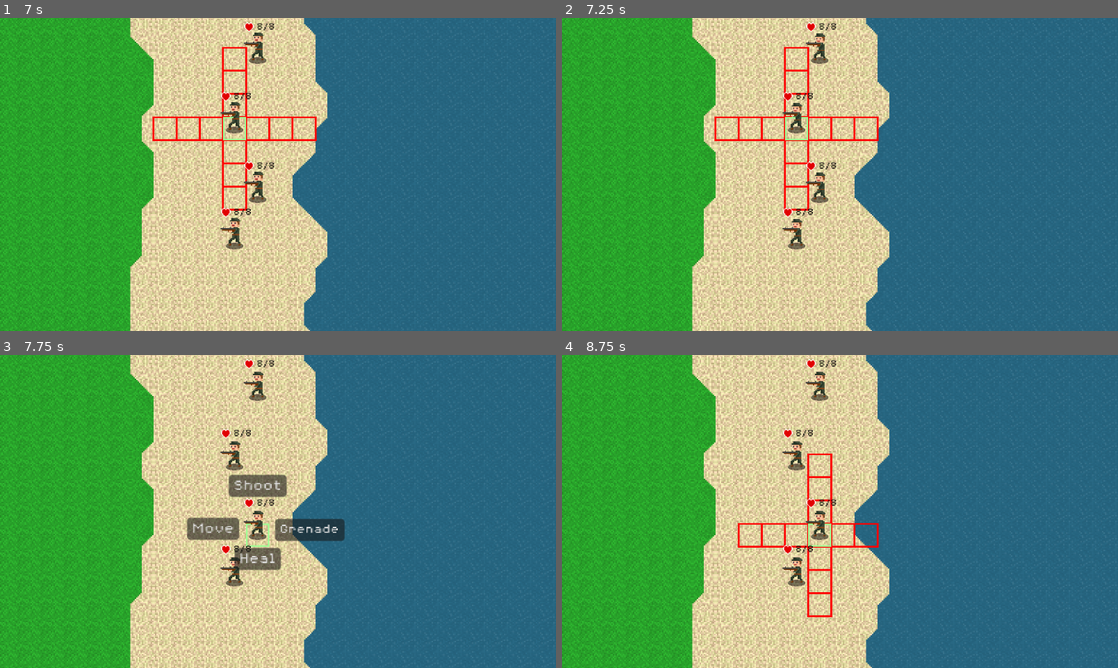
Above: before the commit, frames 1-4 (two rows, left to right).
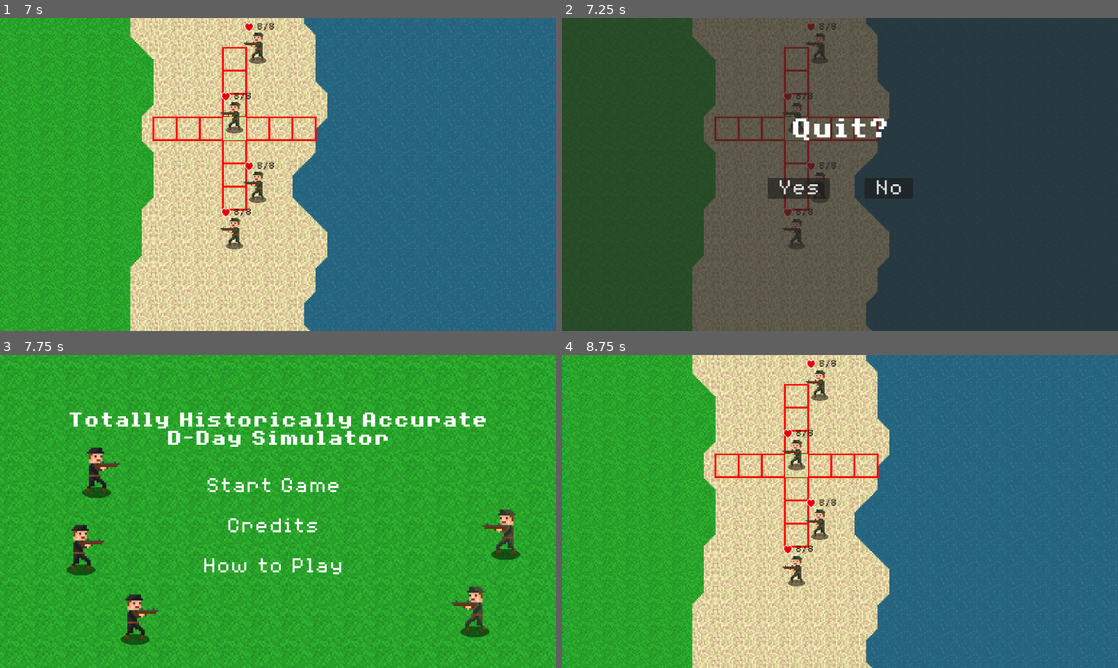
Above: after the commit, the same moments.

Repository: JLi69/thaddaysim
Game: Godot game, scene res://scenes/Main.tscn
Two runs of this game, one before a commit and one after it. Both use one fixed random seed, a clock stepped at 60 frames per second and the inputs below.
Inputs (mouse positions are in pixels of both pictures, inside the frame that each line leads up to):
- Up to frame 1 (7 s): click "Start Game" at 0.5 s; click "Move" at 1.25 s; move the mouse to (400, 158) at 2.02 s; hold S (camera_down) 2.03-2.78 s; move the mouse to (166, 190) at 2.77 s; tap A (camera_left) at 2.85 s; move the mouse to (333, 105) at 3.52 s; hold Middle mouse button (camera_move) 3.53-4.28 s; tap Enter at 4.25 s; move the mouse to (250, 237) at 4.27 s; tap Right (camera_right) at 4.35 s; move the mouse to (444, 221) at 5.02 s; tap Space (camera_stop_zoom) at 5.1 s; right-click (444, 221) at 5.65 s; click "Shoot" at 5.75 s; move the mouse to (111, 127) at 6.52 s; tap Up (camera_up) at 6.6 s
- Up to frame 2 (7.25 s): tap Escape (pause, bound only after the commit) at 7.15 s
- Up to frame 3 (7.75 s): click (239, 524) at 7.25 s, where only the run after the commit has a clickable "Yes"
- Up to frame 4 (8.75 s): click (834, 486) at 8 s, where only the run after the commit has a clickable "Start Game"

Frame 1 is identical in both runs. In frame 2, 100% of the frame differs, in the area x 0-100%, y 0-100%; in frame 3, 78%; in frame 4, 1.9%.

Commit message:
added pause screen, TODO: add a method for resetting the game state

Diff:
--- a/project.godot
+++ b/project.godot
@@ -70,6 +70,11 @@
 "events": [Object(InputEventMouseButton,"resource_local_to_scene":false,"resource_name":"","device":-1,"window_id":0,"a …(258 unchanged characters)…
 ]
 }
+pause={
+"deadzone": 0.5,
+"events": [Object(InputEventKey,"resource_local_to_scene":false,"resource_name":"","device":-1,"window_id":0,"alt_pressed":false,"shift_pressed":false,"ctrl_pressed":false,"meta_pressed":false,"pressed":false,"keycode":0,"physical_keycode":4194305,"key_label":0,"unicode":0,"location":0,"echo":false,"script":null)
+]
+}
 
 [rendering]
 
--- a/scenes/Main.tscn
+++ b/scenes/Main.tscn
@@ -20,6 +20,7 @@
 [ext_resource type="FontFile" uid="uid://b3j21gnxq1jn1" path="res://fonts/8BitOperator/8bitOperatorPlus8-Bold.ttf" id="18_1enln"]
 [ext_resource type="PackedScene" uid="uid://cgtd2n157ab08" path="res://scenes/Flag.tscn" id="19_etkmp"]
 [ext_resource type="PackedScene" uid="uid://do3emwt7oi63q" path="res://scenes/MainMenu.tscn" id="20_via0g"]
+[ext_resource type="PackedScene" uid="uid://b07jbymu0cjdf" path="res://scenes/PauseScreen.tscn" id="21_fkse1"]
 
 [node name="Main" type="Node2D"]
 script = ExtResource("1_vm824")
@@ -131,3 +132,6 @@
 horizontal_alignment = 1
 
 [node name="MainMenu" parent="." instance=ExtResource("20_via0g")]
+
+[node name="PauseScreen" parent="." instance=ExtResource("21_fkse1")]
+visible = false
--- a/scenes/MainMenu.tscn
+++ b/scenes/MainMenu.tscn
@@ -189,6 +189,7 @@
 License: Apache 2.0"
 
 [node name="Return" type="Button" parent="Credits"]
+layout_mode = 0
 offset_left = 430.0
 offset_top = 568.0
 offset_right = 630.0
@@ -213,6 +214,7 @@
 offset_bottom = 648.0
 
 [node name="Label" type="Label" parent="HowToPlay"]
+layout_mode = 0
 offset_left = 51.0
 offset_top = 46.0
 offset_right = 484.0
@@ -223,6 +225,7 @@
 horizontal_alignment = 1
 
 [node name="Text" type="RichTextLabel" parent="HowToPlay"]
+layout_mode = 0
 offset_left = 87.0
 offset_top = 120.0
 offset_right = 1041.0
@@ -240,6 +243,7 @@
 Controls: W,A,S,D to pan the camera around or hold down middle mouse and move the mouse around. Scroll to zoom. The mouse is used for most actions on the board. Use right click to cancel an action from the action menu for a unit."
 
 [node name="Return" type="Button" parent="HowToPlay"]
+layout_mode = 0
 offset_left = 430.0
 offset_top = 568.0
 offset_right = 630.0
--- /dev/null
+++ b/scenes/PauseScreen.tscn
@@ -0,0 +1,59 @@
+[gd_scene load_steps=4 format=3 uid="uid://b07jbymu0cjdf"]
+
+[ext_resource type="Script" path="res://scripts/pause_screen.gd" id="1_j8e34"]
+[ext_resource type="FontFile" uid="uid://b3j21gnxq1jn1" path="res://fonts/8BitOperator/8bitOperatorPlus8-Bold.ttf" id="1_q4e0c"]
+[ext_resource type="FontFile" uid="uid://b83lr4reqbm0y" path="res://fonts/8BitOperator/8bitOperatorPlus8-Regular.ttf" id="2_spj71"]
+
+[node name="PauseScreen" type="CanvasLayer"]
+process_mode = 3
+script = ExtResource("1_j8e34")
+
+[node name="Control" type="Control" parent="."]
+layout_mode = 3
+anchors_preset = 0
+offset_right = 1152.0
+offset_bottom = 648.0
+
+[node name="ColorRect" type="ColorRect" parent="Control"]
+layout_mode = 0
+offset_right = 1152.0
+offset_bottom = 648.0
+color = Color(0.152941, 0.152941, 0.152941, 0.705882)
+
+[node name="Label" type="Label" parent="Control"]
+layout_mode = 2
+offset_top = 208.0
+offset_right = 1152.0
+offset_bottom = 253.0
+theme_override_fonts/font = ExtResource("1_q4e0c")
+theme_override_font_sizes/font_size = 64
+text = "Quit?"
+horizontal_alignment = 1
+
+[node name="HBoxContainer" type="HBoxContainer" parent="Control"]
+layout_mode = 0
+offset_left = 269.0
+offset_top = 331.0
+offset_right = 884.0
+offset_bottom = 374.0
+alignment = 1
+
+[node name="Yes" type="Button" parent="Control/HBoxContainer"]
+layout_mode = 2
+theme_override_fonts/font = ExtResource("2_spj71")
+theme_override_font_sizes/font_size = 48
+text = " Yes "
+
+[node name="VSeparator" type="VSeparator" parent="Control/HBoxContainer"]
+modulate = Color(1, 1, 1, 0)
+layout_mode = 2
+theme_override_constants/separation = 64
+
+[node name="No" type="Button" parent="Control/HBoxContainer"]
+layout_mode = 2
+theme_override_fonts/font = ExtResource("2_spj71")
+theme_override_font_sizes/font_size = 48
+text = " No "
+
+[connection signal="pressed" from="Control/HBoxContainer/Yes" to="." method="_on_yes_pressed"]
+[connection signal="pressed" from="Control/HBoxContainer/No" to="." method="_on_no_pressed"]
--- /dev/null
+++ b/scripts/pause_screen.gd
@@ -0,0 +1,15 @@
+extends CanvasLayer
+
+func _process(_delta: float) -> void:
+	if Input.is_action_just_pressed("pause") and not $/root/Main/MainMenu.visible:
+		$/root/Main/WinScreen.hide()
+		get_tree().paused = not get_tree().paused
+		visible = not visible
+
+func _on_no_pressed() -> void:
+	get_tree().paused = false
+	hide()
+
+func _on_yes_pressed() -> void:
+	hide()
+	$/root/Main/MainMenu.show()
Not shown: 1 places in scenes/Main.tscn that only renumber resources
